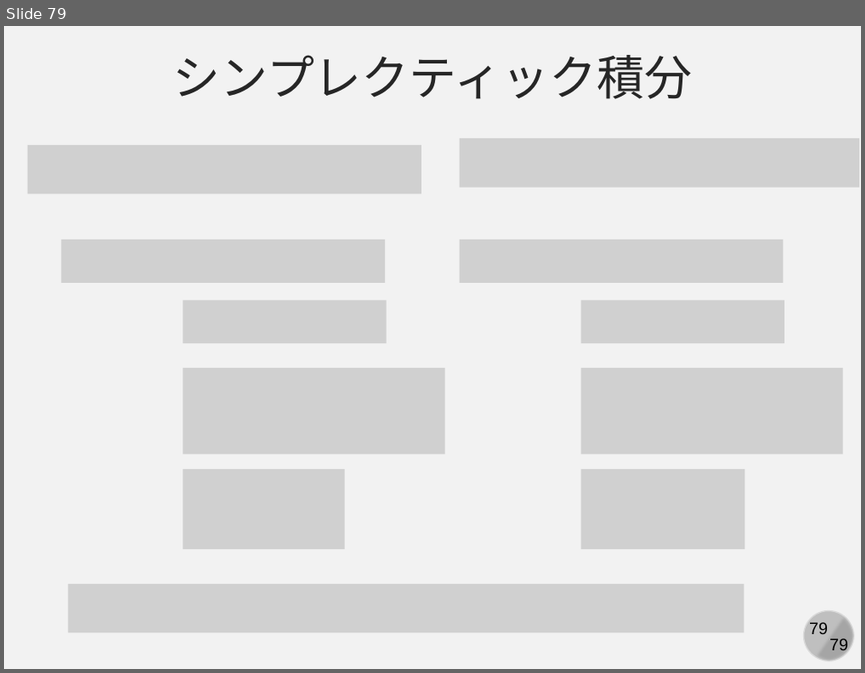
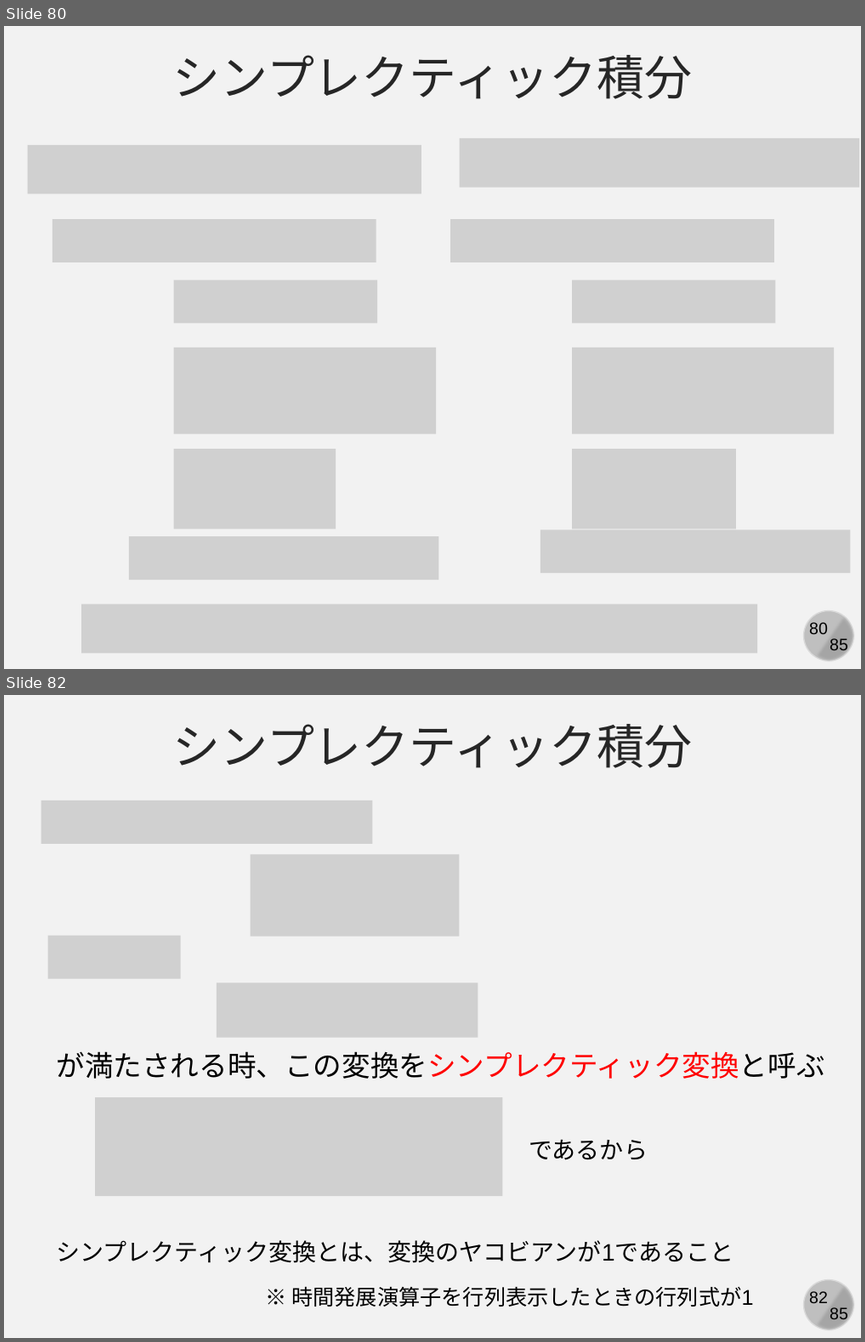
Before and after one commit to kaityo256/simulation_engineering, a slide deck: 05_md_basic/simulation05.pptx. Shown one above the other, each under a label of ours: slide 79 before the commit, slides 80 and 82 after it; the slides between them are not shown. The pictures are 865x673 and 865x1342 pixels, drawn with LibreOffice and Linux fonts; fonts in the diff are those of the drawing; grey boxes stand for pictures. Boxes give left, top, right and bottom in pixels: in the first picture for what was removed or moved away, otherwise in the second. Text is boxed around its words. In the diff, an @@ line names an element or a change of style, - is before the commit and + after.

```diff
--- a/05_md_basic/simulation05.pptx
+++ b/05_md_basic/simulation05.pptx
@@ slide 82 added at (4,695,861,1338), background #F2F2F2; not listed: 4 template elements that a slide beside it also shows @@
@@ text added at (173,724,692,768), 40 pt, text #262626 @@
+シンプレクティック積分
@@ picture added at (41,800,372,843) @@
@@ picture added at (250,854,459,936) @@
@@ picture added at (47,936,181,979) @@
@@ picture added at (216,983,477,1038) @@
@@ text added at (56,1051,824,1078), 24 pt, text #000000 @@
+が満たされる時、この変換をシンプレクティック変換と呼ぶ
@@ picture added at (95,1097,502,1196) @@
@@ text added at (528,1139,647,1160), 20 pt, text #000000 @@
+であるから
@@ text added at (56,1240,733,1263), 20 pt, text #000000 @@
+シンプレクティック変換とは、変換のヤコビアンが1であること
@@ text added at (291,1286,753,1306), 18 pt, text #000000 @@
+※ 時間発展演算子を行列表示したときの行列式が1
@@ what was slide 79 is now slide 80 @@
@@ slide 80 changed as well @@
@@ 8 pictures: place and size @@
-8 pictures at (62,239,843,550)
+8 pictures at (52,219,834,529)
@@ picture added at (540,530,851,573) @@
@@ picture added at (129,536,439,578) @@
@@ picture: place and size @@
-picture at (69,584,744,633)
+picture at (82,603,758,652)
@@ page number at (809,622,828,634): text changed @@
-79
+80
@@ text at (829,638,848,654): text changed @@
-79
+85
```
Also in this commit, not shown: 78 other slides changed, 5 other slides added.
